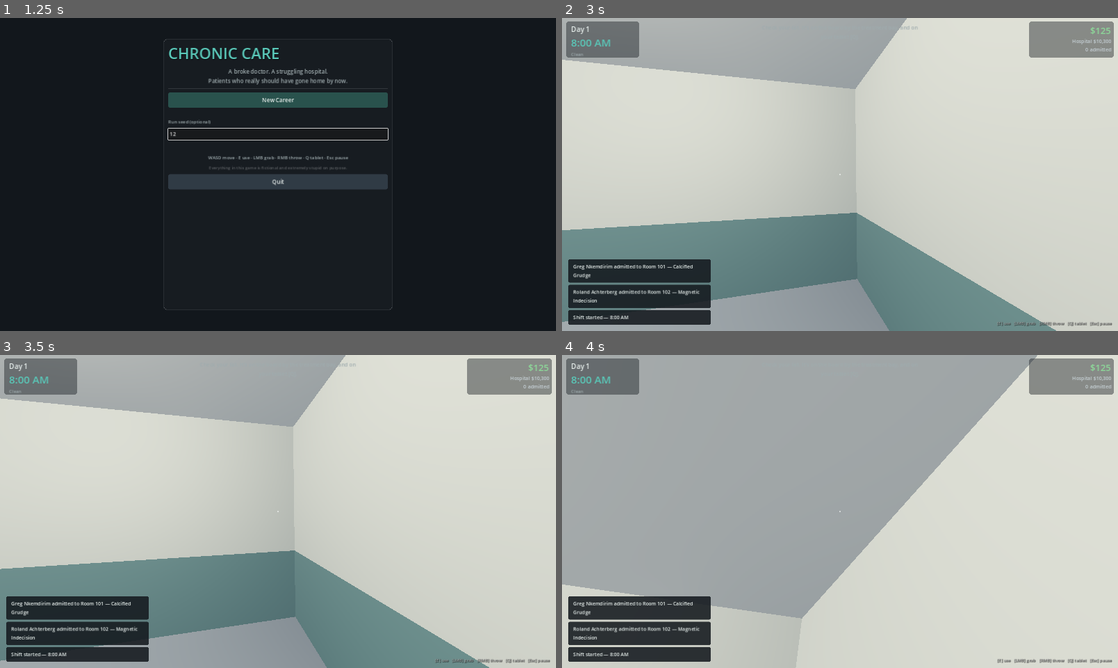
Above: before the commit, frames 1-4 (two rows, left to right).
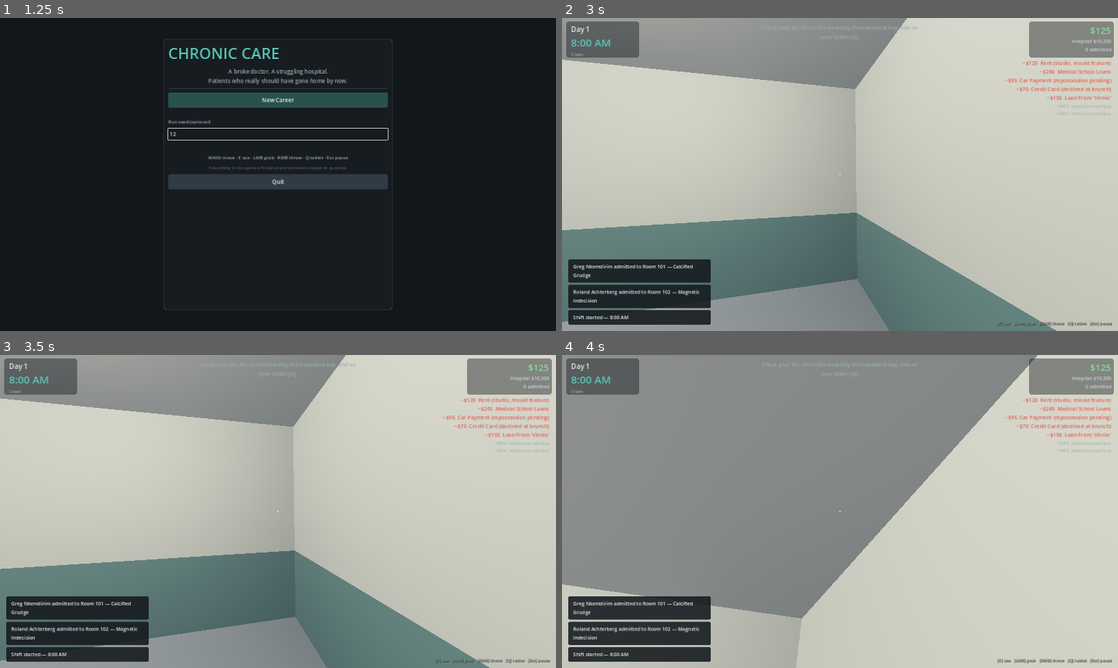
Above: after the commit, the same moments.

Repository: masonobegi/crypts-of-chaos
Game: Godot game, scene res://scenes/Boot.tscn
The game is run twice, just before and just after one commit, with the same random seed, the same clock (stepped at 60 frames per second) and the same inputs.
Inputs (mouse positions are in pixels of both pictures, inside the frame that each line leads up to):
- Up to frame 1 (1.25 s): click (278, 133) at 0.52 s; type "12" at 0.6 s
- Up to frame 2 (3 s): click "New Career" at 1.25 s; click "Read the morning brief" at 2 s; click "Clock in" at 2.75 s
- Up to frame 3 (3.5 s): no input
- Up to frame 4 (4 s): tap Enter at 3.5 s; move the mouse to (867, 511) at 3.52 s; hold W (move_forward) from 3.53 s (still down); hold E (interact) from 3.53 s (still down); tap Space (jump) at 3.77 s; tap Shift (sprint) at 3.8 s

Frame 1 is identical in both runs. In frame 2, 9.6% of the frame differs, in the area x 0-99%, y 0-32%; in frame 3, 9.8%; in frame 4, 51%, in the area x 0-99%, y 0-85%.

Commit message:
The crime now happens in the world instead of inside a paused text box
Three more things a stranger hits in their first ten minutes.

You could not pick up a syringe. SupplyShelf.use_seconds() returned a hold time
whenever the shelf had more than one item — every shelf — so the interactor's
tap branch was unreachable, and the only surviving route cycled the index
instead of dispensing. _dispense() was dead code on every shelf in the building.
No treatment tool could be obtained by any input, so nobody could be treated by
hand, and tutorial step five sends you to the supply room to try. Tap takes now,
Shift+E cycles, neither is a hold.

The crime produced no output. ui_root ran the treatment INSIDE a screen builder,
and open() pauses the tree before the builder runs — so the entire premise of
the game arrived as a dim 480x340 panel printing "A smell of warm dust." over a
frozen world in which the patient could not gasp and the machine could not
sound. Machine cycles and hand treatments now resolve in the world: the machine
sounds and sounds different when the dial is off, the patient gasps where they
are lying, an injury adds the snap, a toast names what you did and at what
setting, and whoever is in the doorway is present for all of it.

Being seen now registers the first time. _react was gated on a tier ladder that
needs ~0.28 of evidence; a one-notch deviation is worth 0.05, so for the first
several shifts you could be watched committing the premise and nothing in the
world would move. There is a notice beat below the ladder now — they turn and
look, sometimes mutter, once per twenty in-game minutes each.

Turning a ward's lights off did nothing visible: ceiling_light() puts an
unshaded emissive panel beside the lamp and set_lights() only hid the light.
Ambient at 0.55 lit the room regardless. Whole fitting hides now; ambient 0.28.

And money moves where you can see it. EventBus.transaction was emitted from both
halves of GameState and connected to nothing at all, so $695/day of debt drained
the starting $820 in silence and the player's own balance then sat still for
twelve real minutes. There is a ticker under the money readout now. bonus_rate
had never been rendered by any screen either — your share per night is on the
tablet, and the discharge screen leads with the arithmetic.

1533 assertions, 91 smoke, 13 live, 15 balance.

Co-Authored-By: Claude Opus 5 <noreply@anthropic.com>
Claude-Session: https://claude.ai/code/session_012v14cF2GepYx5imtAqBXn5

Diff:
--- a/scripts/core/game.gd
+++ b/scripts/core/game.gd
@@ -43,7 +43,10 @@
 	env.background_color = Color(0.10, 0.12, 0.15)
 	env.ambient_light_source = Environment.AMBIENT_SOURCE_COLOR
 	env.ambient_light_color = Color(0.62, 0.66, 0.70)
-	env.ambient_light_energy = 0.55
+	# Low enough that a dark room is genuinely dark. At 0.55 the ambient term
+	# alone lit every ward, so switching the lights off changed nothing anybody
+	# could see, and the room-comfort penalty had no visual counterpart.
+	env.ambient_light_energy = 0.28
 	env.fog_enabled = true
 	env.fog_light_color = Color(0.55, 0.60, 0.64)
 	env.fog_density = 0.006
--- a/scripts/core/patient.gd
+++ b/scripts/core/patient.gd
@@ -92,6 +92,14 @@
 	chart.patient_id = p_id
 
 # ------------------------------------------------------------------ economics
+## Your share of one more night. The single most important number in the game
+## and it was not printed anywhere: bonus_rate lived in GameState, was never
+## rendered by any screen, and the player's own balance did not move for twelve
+## real minutes — so "keeping them pays ME" was a thing the design knew and the
+## player could not find out.
+func your_cut_per_day() -> int:
+	return int(round(float(daily_revenue()) * GameState.bonus_rate))
+
 func daily_revenue() -> int:
 	var mult: float = DB.insurance_multiplier(insurance)
 	var comp_bonus := 1.0
--- a/scripts/npc/patient_npc.gd
+++ b/scripts/npc/patient_npc.gd
@@ -287,9 +287,16 @@
 	if held != null:
 		var tid := _treatment_for_item(held)
 		if tid != "":
-			EventBus.request_ui.emit("apply_treatment", {
-				"patient_id": data.id, "treatment_id": tid, "item": held,
-			})
+			var ts = get_tree().get_first_node_in_group("treatment_system")
+			if ts != null:
+				# In the world, unpaused. This used to open a modal that paused
+				# the tree and then did the treatment inside the screen builder,
+				# so the patient could not react to what had just been done to
+				# them until after you had closed the box describing it.
+				ts.apply(data, tid, held, held.global_position)
+				var rs = get_tree().get_first_node_in_group("records_system")
+				if rs:
+					rs.log_real_treatment(data, tid)
 			return
 	look_toward(player.global_position if player else global_position)
 	state = State.TALKING
--- a/scripts/systems/mind.gd
+++ b/scripts/systems/mind.gd
@@ -39,6 +39,10 @@
 ## Highest suspicion tier this mind has already reacted to, so a nurse doesn't
 ## re-confront you every frame.
 var reacted_tier: int = 0
+## Career minute this person last visibly clocked something. Throttles the
+## glance-and-mutter beat so being watched reads as a person noticing rather
+## than as a chorus.
+var last_noticed_at: int = -9999
 ## Set while the player is actively being watched — drives the "tell" behaviours.
 var watching: bool = false
 
--- a/scripts/systems/patient_system.gd
+++ b/scripts/systems/patient_system.gd
@@ -509,6 +509,11 @@
 			"Was that meant to—", "Oh, that's not good.",
 		])), 3.4)
 		body.startle(0.8)
+		# The moment something goes wrong is the moment the whole game is about.
+		# It gets a sound at the person it happened to, not a line in a box.
+		AudioMgr.play_at("gasp", body.global_position, -6.0)
+		if c.is_injury:
+			AudioMgr.play_at("snap", body.global_position, -7.0)
 	EventBus.toast.emit("%s: %s" % [p.display_name, c.display_name], "suspicion")
 	return c
 
--- a/scripts/systems/suspicion_system.gd
+++ b/scripts/systems/suspicion_system.gd
@@ -183,6 +183,30 @@
 	var body = _body(id)
 	if body == null:
 		return
+	# A NOTICE beat, below the tier ladder.
+	#
+	# The tiers need roughly 0.28 of accumulated evidence before anybody says a
+	# word, and a one-notch machine deviation is worth 0.05 — so for the first
+	# several shifts you could be watched committing the entire premise of the
+	# game and the world would not move. Being clocked has to be perceptible the
+	# first time it happens, or the stealth layer is invisible exactly when the
+	# player is trying to learn it. Throttled per mind so it stays a glance
+	# rather than a chorus.
+	if ev.base_weight >= 0.1 and GameState.career_minutes - mind.last_noticed_at >= 20:
+		mind.last_noticed_at = GameState.career_minutes
+		var p = get_tree().get_first_node_in_group("player")
+		if p != null:
+			body.look_toward(p.global_position)
+		if RNG.chance("notice_bark", 0.55):
+			body.say(String(RNG.pick("notice_bark_line", [
+				"...sorry, what was that?",
+				"Everything alright in here?",
+				"Hm.",
+				"Doctor?",
+				"Was that meant to happen?",
+			])), 2.6)
+		AudioMgr.play_at_var("tick", body.global_position, -20.0)
+
 	var tier := mind.tier(GameState.career_minutes, GameState.active_covers)
 	if tier <= mind.reacted_tier or tier < 1:
 		return
--- a/scripts/systems/treatment_system.gd
+++ b/scripts/systems/treatment_system.gd
@@ -65,6 +65,10 @@
 		patient_system.add_complication(p, comp_id, "medication_reaction" if item else "physician_error")
 
 	_emit_treatment_event(p, treatment_id, correct, substituted, from_pos)
+	# Named, so a wrong tool is a thing you can see yourself doing rather than a
+	# number that moves somewhere you are not looking.
+	EventBus.toast.emit("%s — %s" % [p.display_name, DB.treatment_name(billed_as)],
+		"info" if correct else "suspicion")
 	EventBus.treatment_applied.emit(p, billed_as, quality)
 	if item != null and item.has_method("get_item_id"):
 		AudioMgr.play_at_var("beep", from_pos, -12.0)
@@ -432,6 +436,16 @@
 	elif m.machine_id == "machine_dread":
 		_fill_nearest_canister(m)
 
+	# What the room hears, and what you are told happened. Both used to live in a
+	# modal that paused the world; a treatment now announces itself where you
+	# are standing.
+	var dev: int = absi(int(res["deviation"]))
+	AudioMgr.play_at("machine_bad" if dev >= 3 else "machine_on", m.global_position,
+		-3.0 if dev >= 3 else -9.0)
+	EventBus.toast.emit("%s — %s at %d%s" % [p.display_name, m.fixture_name, m.dial,
+		"" if dev == 0 else " (prescribed %d)" % m.prescribed],
+		"suspicion" if dev >= 2 else "info")
+
 	var e := WorldEvent.new("machine_treatment", "player") \
 		.at(m.global_position, m.room_key).about(p.id) \
 		.seen(visual).heard(0.02, 9.0).cover("equipment_variance") \
--- a/scripts/ui/hud.gd
+++ b/scripts/ui/hud.gd
@@ -19,6 +19,7 @@
 var _subtitle: Label
 var _subtitle_panel: PanelContainer
 var _toasts: VBoxContainer
+var _ticker: VBoxContainer
 var _crosshair: Control
 var _subtitle_timer := 0.0
 
@@ -35,6 +36,7 @@
 	EventBus.toast.connect(_on_toast)
 	EventBus.subtitle.connect(_on_subtitle)
 	EventBus.money_changed.connect(_on_money)
+	EventBus.transaction.connect(_on_transaction)
 	EventBus.clock_tick.connect(_on_clock)
 	EventBus.objective_changed.connect(_on_objective)
 	EventBus.sanction_applied.connect(func(_l, _r): _refresh_static())
@@ -66,6 +68,12 @@
 	add_child(tr_bg)
 	var tr := UIKit.vbox(2)
 	UIKit.place(tr, Control.PRESET_TOP_RIGHT, -248, 18, 228, 100)
+	_ticker = UIKit.vbox(1)
+	UIKit.place(_ticker, Control.PRESET_TOP_RIGHT, -330, 118, 310, 200)
+	_ticker.alignment = BoxContainer.ALIGNMENT_BEGIN
+	_ticker.mouse_filter = Control.MOUSE_FILTER_IGNORE
+	add_child(_ticker)
+
 	_personal = UIKit.label("$0", 26, UIKit.MONEY, HORIZONTAL_ALIGNMENT_RIGHT)
 	_hospital = UIKit.label("Hospital $0", 14, Color(0.78, 0.82, 0.84), HORIZONTAL_ALIGNMENT_RIGHT)
 	_census = UIKit.label("0 admitted", 14, Color(0.78, 0.82, 0.84), HORIZONTAL_ALIGNMENT_RIGHT)
@@ -81,8 +89,13 @@
 	_objective.size_flags_horizontal = Control.SIZE_EXPAND_FILL
 	tc.add_child(_objective)
 
-	_watch_panel = UIKit.panel(Color(0.35, 0.12, 0.12, 0.85), 6, 1, UIKit.BAD)
-	_watch = UIKit.label("", 15, Color(1, 0.85, 0.82), HORIZONTAL_ALIGNMENT_CENTER, true)
+	# Neutral by default and restyled per tier in _refresh_watchers. It used to
+	# be hardcoded alarm-red, and it shows for anybody with line of sight
+	# including the patient lying in the bed you are treating — so it was on
+	# almost permanently, in the colour that means DANGER, and read as wallpaper
+	# by the time it actually mattered.
+	_watch_panel = UIKit.panel(Color(0.10, 0.13, 0.16, 0.72), 6, 1, Color(0.35, 0.42, 0.48))
+	_watch = UIKit.label("", 15, Color(0.86, 0.90, 0.92), HORIZONTAL_ALIGNMENT_CENTER, true)
 	_watch_panel.add_child(_watch)
 	_watch_panel.visible = false
 	tc.add_child(_watch_panel)
@@ -163,7 +176,20 @@
 	elif worst >= 2:
 		verb = "is paying attention"
 	_watch.text = "%s %s" % [", ".join(names), verb]
-	_watch.add_theme_color_override("font_color", UIKit.tier_color(maxi(worst, 1)))
+	# Escalates with the worst tier present. At tier 0 — somebody who simply has
+	# eyes and no opinion — it stays a quiet grey note, so the red means
+	# something when it arrives.
+	var tint := UIKit.tier_color(worst) if worst >= 1 else Color(0.80, 0.86, 0.88)
+	_watch.add_theme_color_override("font_color", tint)
+	var bg: Color = Color(0.10, 0.13, 0.16, 0.72)
+	if worst >= 3:
+		bg = Color(0.38, 0.11, 0.11, 0.88)
+	elif worst >= 2:
+		bg = Color(0.32, 0.20, 0.09, 0.84)
+	elif worst >= 1:
+		bg = Color(0.24, 0.22, 0.10, 0.80)
+	_watch_panel.add_theme_stylebox_override("panel",
+		UIKit.stylebox(bg, 6, 1, tint))
 
 func _refresh_static() -> void:
 	_day.text = "Day %d" % GameState.day
@@ -201,6 +227,38 @@
 	_subtitle.text = "%s: \"%s\"" % [speaker, text]
 	_subtitle_panel.visible = true
 	_subtitle_timer = seconds
+
+## Every movement of money, as it happens, next to the figure it changed.
+##
+## `EventBus.transaction` was emitted from both halves of GameState and
+## connected to nothing at all. Five debts totalling $695 a day drained the
+## starting $820 in silence before the player had read either number, and their
+## own balance then sat still for twelve real minutes — so the one thing the
+## entire game is about, money arriving because somebody stayed another night,
+## was never once visible arriving.
+func _on_transaction(label: String, amount: int, is_hospital: bool) -> void:
+	if amount == 0:
+		return
+	var l := UIKit.label("%s%s  %s" % ["+" if amount > 0 else "−",
+		UIKit.money_str(absi(amount)), label],
+		15 if not is_hospital else 13,
+		(UIKit.MONEY if amount > 0 else UIKit.BAD) if not is_hospital
+			else Color(0.62, 0.72, 0.68), HORIZONTAL_ALIGNMENT_RIGHT)
+	_ticker.add_child(l)
+	if not is_hospital:
+		AudioMgr.play("money" if amount > 0 else "beep_low", -17.0)
+	while _ticker.get_child_count() > 7:
+		_ticker.get_child(0).free()
+	if not is_inside_tree():
+		return
+	await get_tree().create_timer(4.5).timeout
+	if not is_instance_valid(l) or not is_inside_tree():
+		return
+	var tw := create_tween()
+	tw.tween_property(l, "modulate:a", 0.0, 0.6)
+	await tw.finished
+	if is_instance_valid(l):
+		l.queue_free()
 
 func _on_toast(text: String, kind: String) -> void:
 	var colour := UIKit.INK
--- a/scripts/ui/screen_prescribe.gd
+++ b/scripts/ui/screen_prescribe.gd
@@ -26,6 +26,23 @@
 		v.add_child(UIKit.spacer())
 		v.add_child(UIKit.button("Close", close))
 		return
+
+	# The arithmetic, stated flatly, at the exact moment it matters. Nothing here
+	# is advice and nothing here is labelled — it is two numbers and the player
+	# can do what they like with them. This is the moment the whole game is
+	# waiting for a stranger to notice.
+	var money_box := UIKit.panel(Color(0.13, 0.16, 0.14, 0.95), 6, 1, UIKit.MONEY)
+	var bx := UIKit.vbox(3)
+	bx.add_child(UIKit.row("Send them home today", "your bonus is settled at %s"
+		% UIKit.money_str(0), UIKit.INK_DIM))
+	bx.add_child(UIKit.row("Every further night", "hospital %s   ·   you %s" % [
+		UIKit.money_str(_patient.daily_revenue()),
+		UIKit.money_str(_patient.your_cut_per_day())], UIKit.MONEY))
+	bx.add_child(UIKit.label("Day %d of a projected %d." % [
+		int(ceil(_patient.days_admitted)), int(ceil(_patient.expected_stay_days))],
+		13, UIKit.INK_DIM))
+	money_box.add_child(bx)
+	v.add_child(money_box)
 
 	v.add_child(UIKit.row("Condition on file", _patient.condition_name()))
 	for c in _patient.active_complications():
--- a/scripts/ui/screen_tablet.gd
+++ b/scripts/ui/screen_tablet.gd
@@ -113,6 +113,8 @@
 			UIKit.WARN if p.is_overdue() else UIKit.INK))
 		bv.add_child(UIKit.row("Impression", p.apparent_state()))
 		bv.add_child(UIKit.row("Billing", "%s/day" % UIKit.money_str(p.daily_revenue()), UIKit.MONEY))
+		bv.add_child(UIKit.row("  your share", "%s/day" % UIKit.money_str(p.your_cut_per_day()),
+			UIKit.MONEY))
 		bv.add_child(UIKit.row("Insurance", DB.insurance_name(p.insurance)))
 		bv.add_child(UIKit.row("Personality", DB.archetype_name(p.archetype)))
 		for note in p.read_notes():
--- a/scripts/ui/ui_root.gd
+++ b/scripts/ui/ui_root.gd
@@ -96,8 +96,6 @@
 		"tutorial": return _tutorial_screen()
 		"game_over": return _game_over_screen(String(ctx.get("ending", "saint")))
 		"vitals": return _vitals_screen(String(ctx.get("patient_id", "")))
-		"apply_treatment": return _apply_treatment(ctx)
-		"run_machine": return _run_machine(ctx)
 	Log.w("unknown screen '%s'" % id, "UI")
 	return null
 
--- a/scripts/world/room.gd
+++ b/scripts/world/room.gd
@@ -94,13 +94,18 @@
 	if lights_on == on:
 		return
 	lights_on = on
+	# Hide the whole fitting, not just the OmniLight3D inside it.
+	#
+	# Build.ceiling_light() puts an UNSHADED emissive panel next to the lamp, so
+	# recursing for the light alone left every fitting in the room glowing at
+	# full brightness with the lights "off". Turning a ward's lights out — one of
+	# the few purely environmental levers in the game — looked like nothing had
+	# happened at all.
 	for c in get_children():
 		if c is OmniLight3D:
 			(c as OmniLight3D).visible = on
 		elif c.has_meta("is_light"):
-			for gc in c.get_children():
-				if gc is OmniLight3D:
-					(gc as OmniLight3D).visible = on
+			(c as Node3D).visible = on
 	AudioMgr.play_at("beep_low", global_position, -18.0)
 	if by_player:
 		WorldEvent.new("lights_off" if not on else "lights_on", "player") \
--- a/scripts/world/run_button.gd
+++ b/scripts/world/run_button.gd
@@ -24,4 +24,18 @@
 func interact(player, _held) -> void:
 	if machine == null:
 		return
-	EventBus.request_ui.emit("run_machine", {"machine": machine, "player": player})
+	var ts = get_tree().get_first_node_in_group("treatment_system")
+	if ts == null:
+		return
+	var p = machine._nearby_patient(player)
+	if p == null:
+		EventBus.toast.emit("The cycle runs. There is nobody in it.", "info")
+		AudioMgr.play_at_var("machine_on", global_position, -14.0)
+		return
+	# Straight into the world. No modal, nothing paused: the machine makes its
+	# noise, the patient reacts where you can see them, and whoever is standing
+	# in the doorway gets to watch you do it.
+	ts.run_machine(machine, p)
+	var rs = get_tree().get_first_node_in_group("records_system")
+	if rs:
+		rs.log_real_treatment(p, machine.treatment_id)
--- a/scripts/world/supply_shelf.gd
+++ b/scripts/world/supply_shelf.gd
@@ -40,18 +40,29 @@
 		return [fixture_name, "empty"]
 	var id: String = items[_index % items.size()]
 	return ["Take %s" % Items.display_name(id),
-		"[E] take   [hold E] next item (%d/%d)" % [(_index % items.size()) + 1, items.size()]]
+		"[E] take   [Shift] next  (%d of %d)" % [(_index % items.size()) + 1, items.size()]]
 
+## Tap takes; Shift+E cycles. One key, two verbs, and neither of them is a hold.
+##
+## This used to be "tap takes, HOLD cycles", which could not work and meant no
+## shelf in the building ever dispensed anything. `use_seconds()` returned 0.6
+## whenever there was more than one item — every shelf — so the interactor's tap
+## branch (`hold_time <= 0.0`) was unreachable, and the only surviving route was
+## the hold-completion call, which fires while E is still physically down. That
+## made `Input.is_action_pressed("interact")` true, so it cycled and returned.
+## `_dispense()` was dead code on every shelf. You could not pick up a syringe,
+## an IV bag, a compress or a splint — which is to say you could not treat
+## anybody — and the tutorial cheerfully sent you to the supply room to try.
 func use_seconds(_player, _held) -> float:
-	return 0.6 if items.size() > 1 else 0.0
+	return 0.0
 
-## Hold cycles the shelf; tap dispenses. Two verbs, one key.
 func interact(player, _held) -> void:
 	if items.is_empty():
 		return
-	if Input.is_action_pressed("interact") and items.size() > 1:
+	if Input.is_action_pressed("sprint") and items.size() > 1:
 		_index += 1
-		AudioMgr.play_at_var("tick", global_position, -16.0)
+		AudioMgr.play_at_var("tick", global_position, -14.0)
+		EventBus.interact_prompt.emit(prompt(player)[0], prompt(player)[1])
 		return
 	_dispense(player, items[_index % items.size()])
 
--- a/tests/smoke_impl.gd
+++ b/tests/smoke_impl.gd
@@ -225,8 +225,31 @@
 	# The economy has to actually bill occupied beds.
 	_ok(ps.total_daily_revenue() > 0, "ward generates revenue")
 
+	_check_supply_shelf()
 	_check_examination(ps)
 	_check_intake_overflow(ps)
+
+## You have to be able to pick up a syringe.
+##
+## Every shelf in the building was a dead end: tap was unreachable because
+## use_seconds() returned a hold time, and the hold path cycled instead of
+## dispensing. No treatment tool could be obtained by any input, so no patient
+## could be treated by hand, and the tutorial pointed straight at it.
+func _check_supply_shelf() -> void:
+	var shelf: SupplyShelf = null
+	for f in tree.get_nodes_in_group("fixture"):
+		if f is SupplyShelf and f.items.size() > 1:
+			shelf = f
+			break
+	if shelf == null:
+		_fail("no stocked supply shelf in the building")
+		return
+	_ok(shelf.use_seconds(null, null) == 0.0,
+		"a shelf is a tap, not a hold — a hold can never reach the tap branch")
+	var before := tree.get_nodes_in_group("prop").size()
+	shelf.interact(game.player, null)
+	var after := tree.get_nodes_in_group("prop").size()
+	_ok(after > before, "tapping a shelf actually puts an object in the world (%d -> %d)" % [before, after])
 
 ## The examination, end to end: the honest setting is safe and useful, and
 ## leaning on somebody produces a real injury that lands in the record as a gap.
Not shown, changed: PROGRESS_LOG.md
